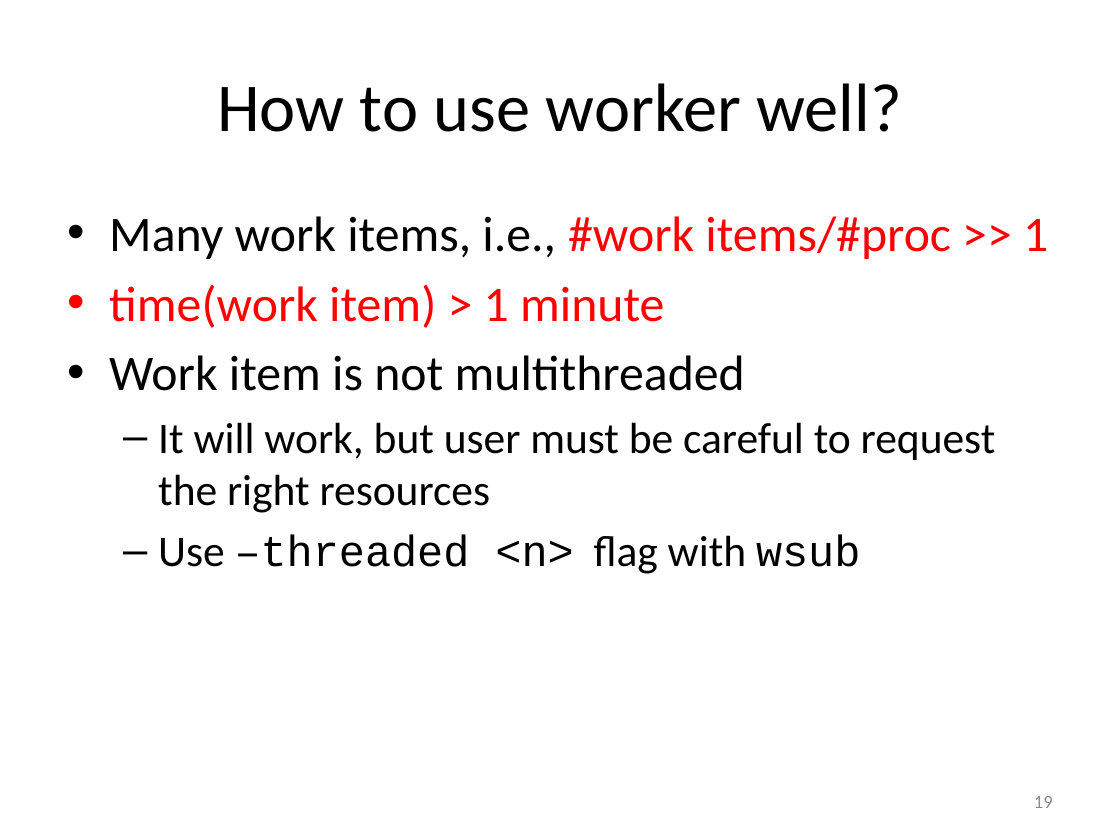
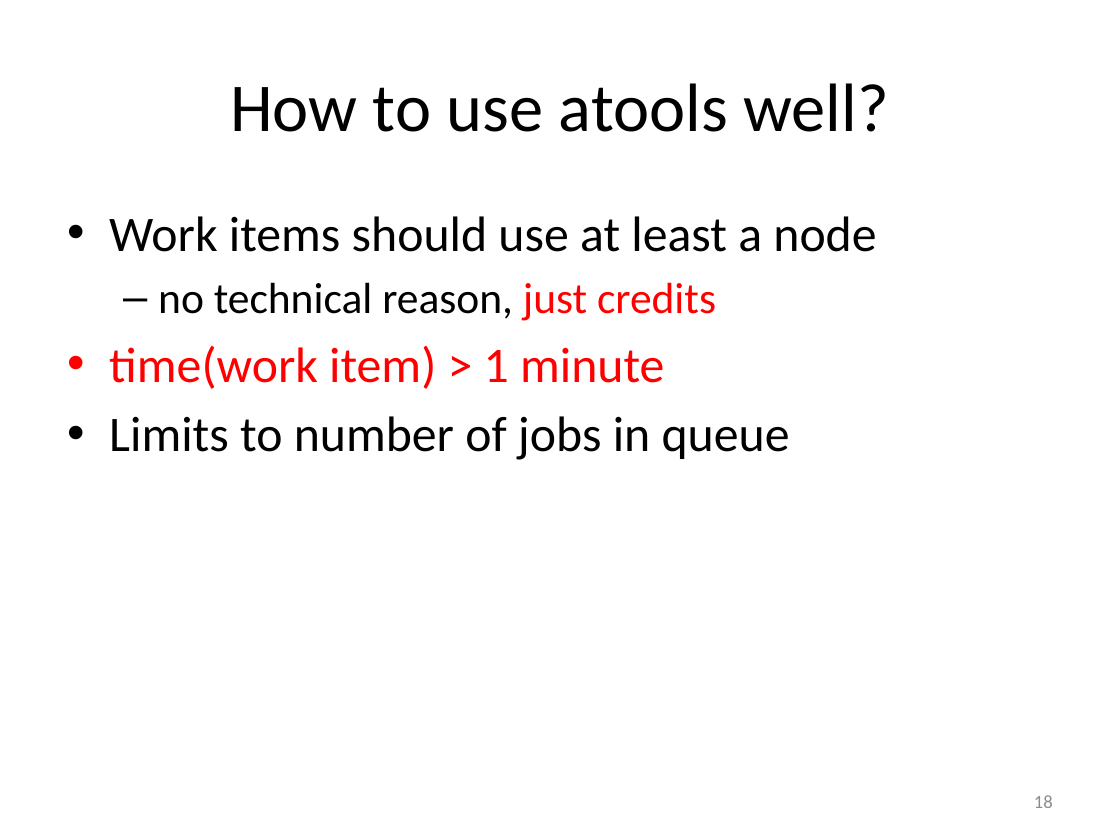
Before and after one commit to gjbex/atools, a slide deck: slide 18 of atools.pptx (slide 19 before the commit). Drawn at 1120x840 pixels with LibreOffice and Linux fonts; fonts in the diff are those of the drawing. Boxes give left, top, right and bottom in pixels: in the first picture for what was removed or moved away, otherwise in the second. Text is boxed around its words. In the diff, an @@ line names an element or a change of style, - is before the commit and + after.

Commit message:
Add slides on atools featrues

```diff
--- a/atools.pptx
+++ b/atools.pptx
@@ title at (x1=230, y1=83, x2=888, y2=132): text changed @@
-How to use worker well?
+How to use atools well?
@@ text at (x1=109, y1=216, x2=876, y2=321): text changed @@
-• Many work items, i.e., #work items/#proc >> 1
+• Work items should use at least a node
+  – no technical reason, just credits
@@ text at (x1=109, y1=416, x2=790, y2=460): text changed; size 28 to 32 pt @@
-• Work item is not multithreaded
-  – It will work, but user must be careful to request the right resources
-  – Use –threaded <n> flag with wsub
+• Limits to number of jobs in queue
@@ page number at (x1=1034, y1=795, x2=1053, y2=808): text changed @@
-19
+18
```
Also in this commit, not shown: 10 other slides changed, 1 slide added, 9 slides removed.
